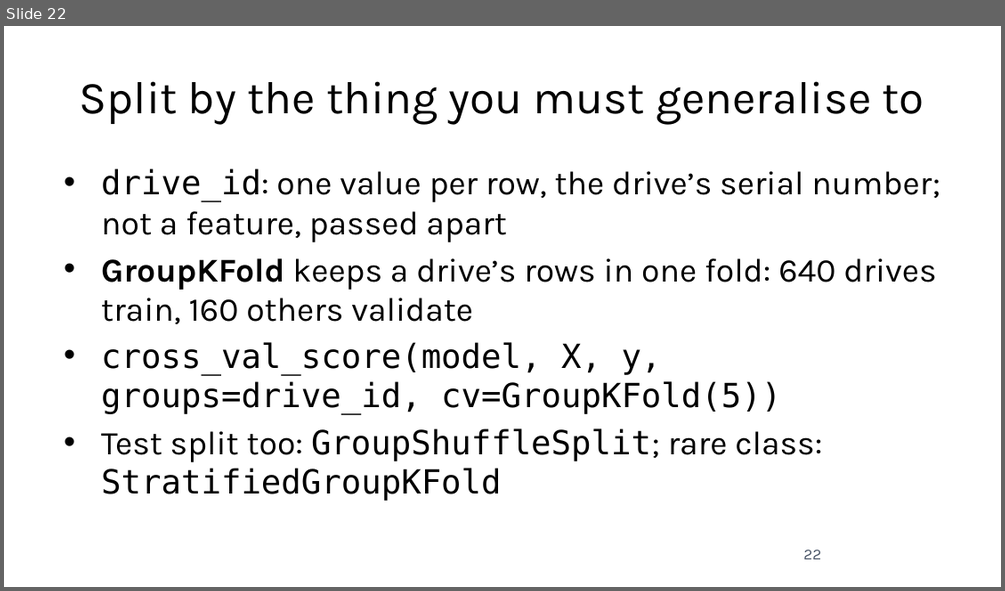
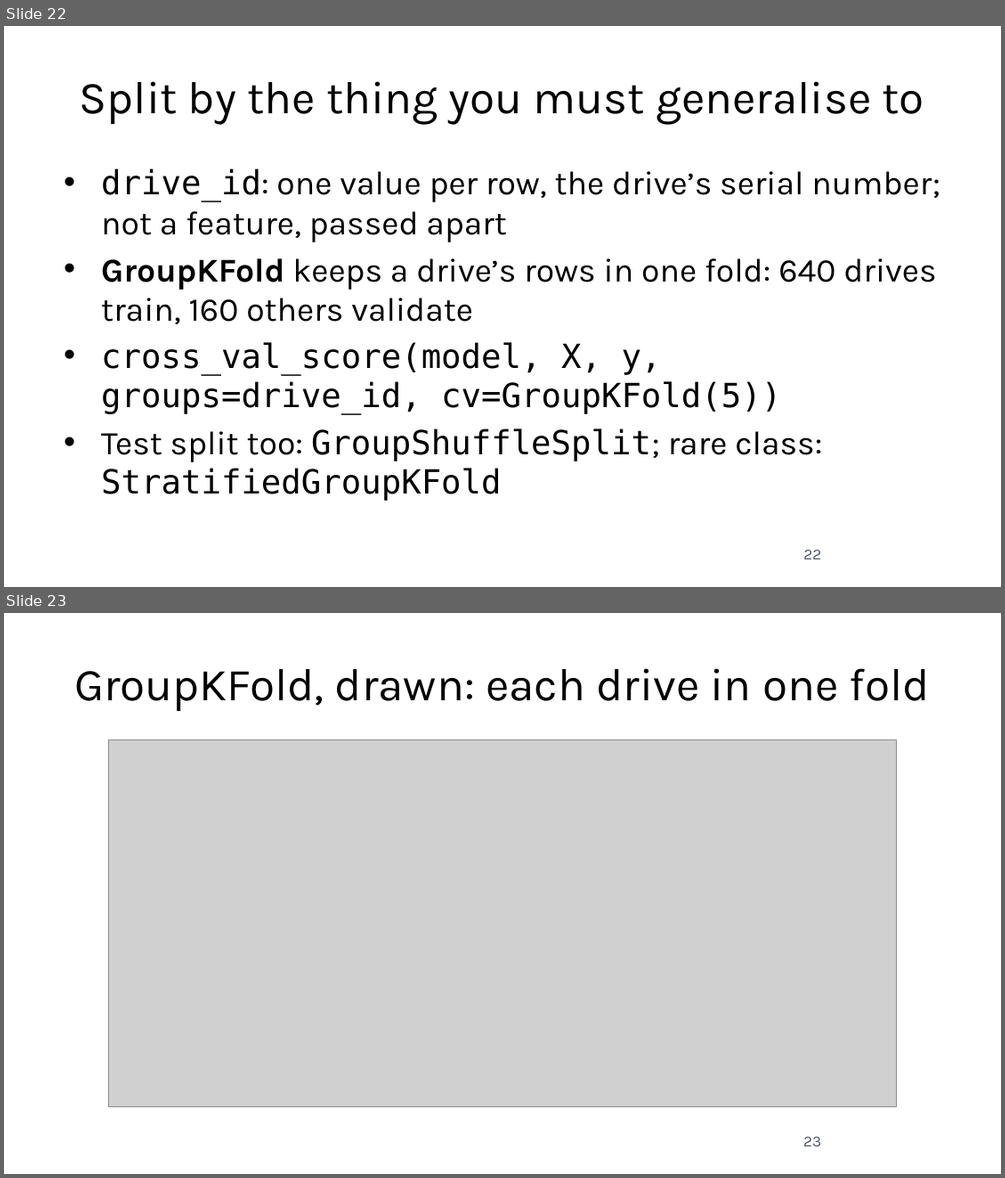
Before and after one commit to fabioantonini/technologies-for-artificial-intelligence, a slide deck: Lessons/05_experimental_methodology/Slides/experimental_methodology_slides.pptx. Shown one above the other, each under a label of ours: slide 22 before the commit, slides 22 and 23 after it. The pictures are 1005x591 and 1005x1178 pixels, drawn with LibreOffice and Linux fonts; fonts in the diff are those of the drawing; grey boxes stand for pictures; background and template pictures are left out. Boxes give left, top, right and bottom in pixels: in the first picture for what was removed or moved away, otherwise in the second. Text is boxed around its words. In the diff, an @@ line names an element or a change of style, - is before the commit and + after.

```diff
--- a/Lessons/05_experimental_methodology/Slides/experimental_methodology_slides.pptx
+++ b/Lessons/05_experimental_methodology/Slides/experimental_methodology_slides.pptx
@@ slide 23 added at box(4, 613, 1001, 1174), background #FFFFFF @@
@@ title added at box(74, 668, 930, 711), 33 pt, text #1A1A1A @@
+GroupKFold, drawn: each drive in one fold
@@ picture added at box(109, 740, 896, 1106) @@
@@ page number added at box(803, 1136, 821, 1146), 11 pt, text #4A5568 @@
+23
```
Also in this commit, not shown: 5 slides changed, 2 other slides added, 15 other files.
